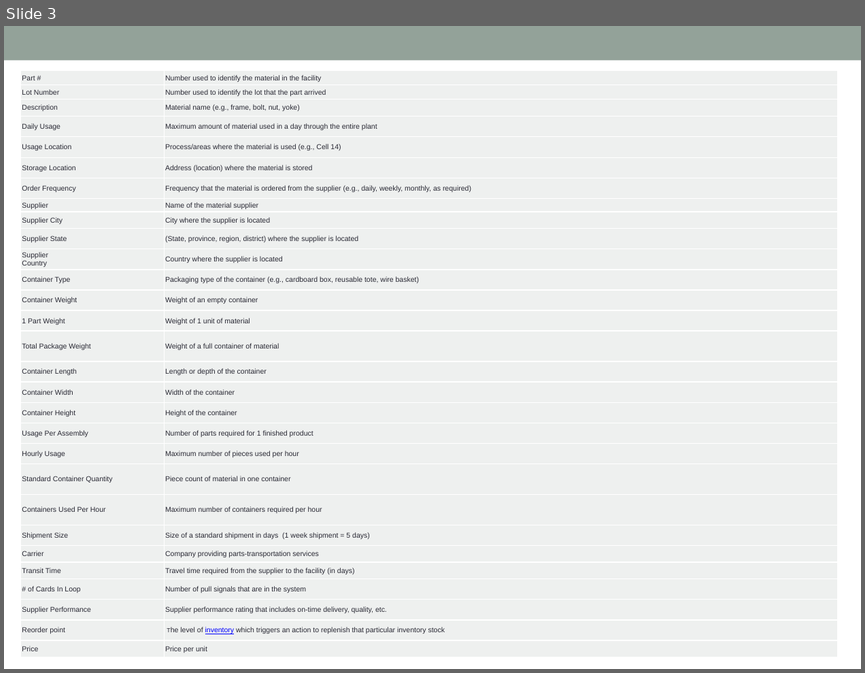
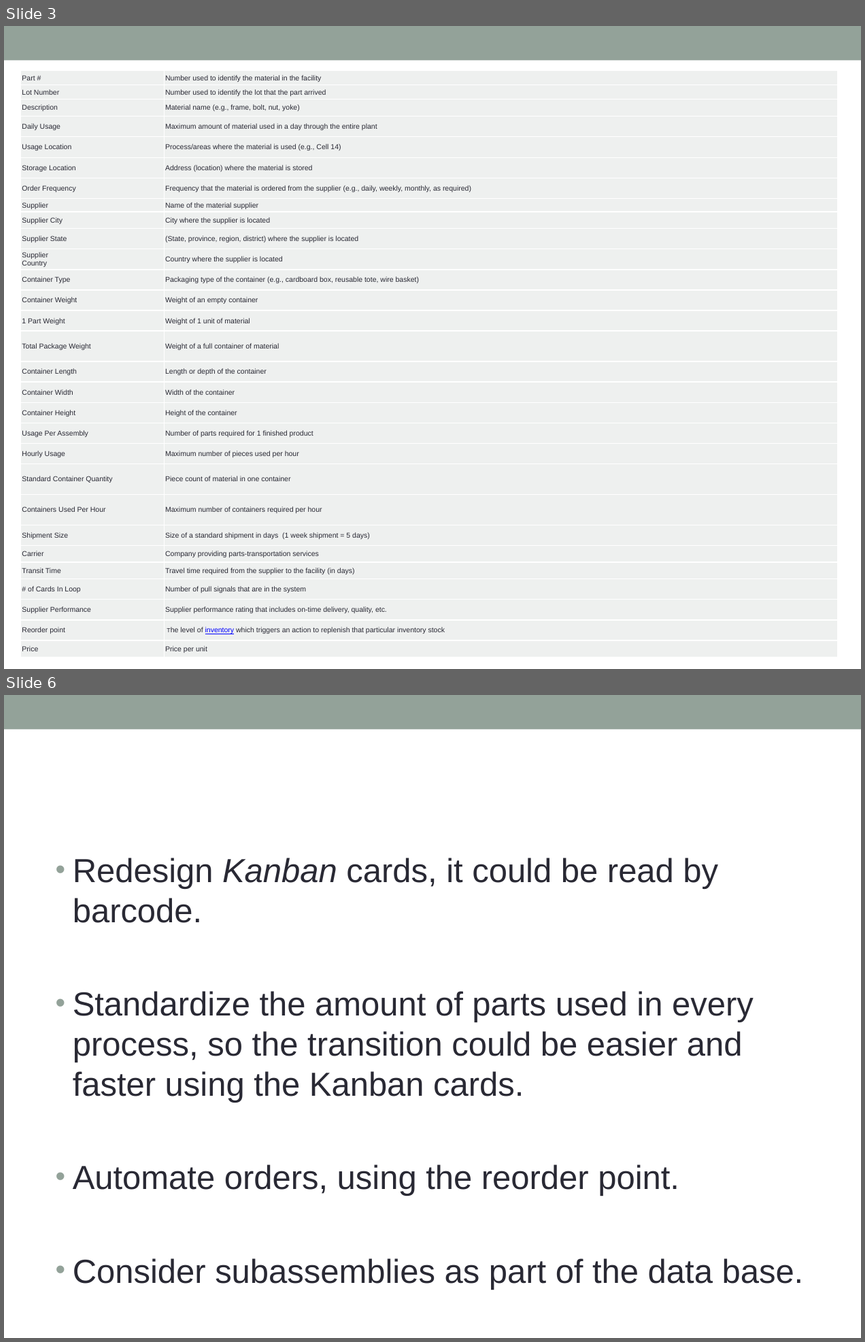
Before and after one commit to mtt527/PFEP, a slide deck: CHALLENGE-1 (1).pptx. Shown one above the other, each under a label of ours: slide 3 before the commit, slides 3 and 6 after it; the slides between them are not shown. The pictures are 865x673 and 865x1342 pixels, drawn with LibreOffice and Linux fonts; fonts in the diff are those of the drawing. Boxes give left, top, right and bottom in pixels: in the first picture for what was removed or moved away, otherwise in the second. Text is boxed around its words. In the diff, an @@ line names an element or a change of style, - is before the commit and + after.

```diff
--- a/CHALLENGE-1 (1).pptx
+++ b/CHALLENGE-1 (1).pptx
@@ slide 6 added at [4, 695, 861, 1338], background #FFFFFF; not listed: 1 template element that a slide beside it also shows @@
@@ text added at [73, 858, 804, 1289], 28 pt, text #292934 @@
+• Redesign Kanban cards, it could be read by barcode.
+• Standardize the amount of parts used in every process, so the transition could be easier and faster using the Kanban cards.
+• Automate orders, using the reorder point.
+• Consider subassemblies as part of the data base.
```
Also in this commit, not shown: 1 slide changed, 1 other slide added, 1 slide removed.
